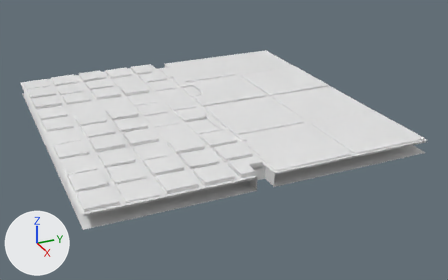
The FBX model Assets/Data/Level/Biomes/AbyssalRuins/Models/K_Floor_Path_2.fbx: old version first, new version second.
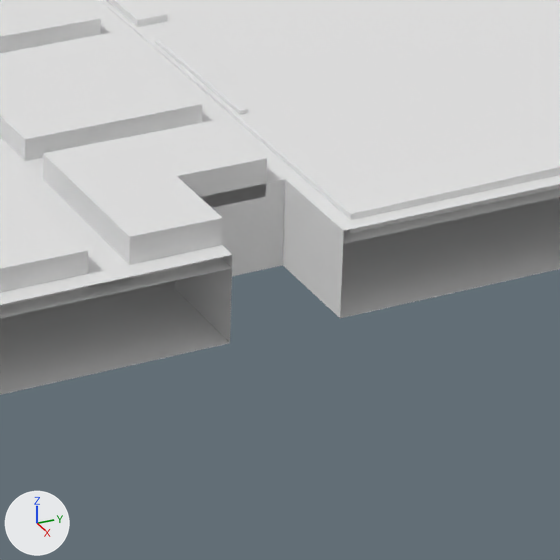
The first picture shows the older version from a camera (50 mm lens) standing at (8.73, -3.52, 3.72) and looking at (0.32, 0.26, -0.48). The close-ups show the older and then the newer version on the part from 49% to 69% of the width and 49% to 80% of the height of that picture. Only the edits that show in the close-ups are written down. Every picture has the same lights, and +X, +Y and +Z are marked at lower left. Where no turn or scale is listed for an object, it has been applied to the vertices.

Script lines for the objects in view, before the commit:
```python
me_k_floor_path_2 = bpy.data.meshes.new('K_Floor_Path_2')
me_k_floor_path_2.from_pydata(...)  # 1265 vertices, 968 faces; spans x -2.5..2.5, y -2.5..2.5, z -0.03..0.06
# faces by material slot: [797, 87, 84]
me_k_floor_path_2.materials.append(mat_joint)  # white #e7e7e7
me_k_floor_path_2.materials.append(mat_floor)  # white #e7e7e7
me_k_floor_path_2.materials.append(mat_path)  # white #e7e7e7
# before: 233 (2.5, 0.0, -0.03) at pixel (343, 243), 506 (2.25, 0.0, -0.03) at pixel (285, 192), 526 (2.25, -0.25, -0.03), 527 (2.5, -0.25, -0.03) at pixel (232, 268), 930 (2.25, -0.04, 0.06) at pixel (266, 158)
# before: 931 (2.25, -0.25, 0.06) at pixel (176, 176), 933 (2.45, -0.04, 0.06), 934 (2.45, -0.25, 0.06) at pixel (222, 217), 938 (2.25, -0.05, -0.03) at pixel (265, 196), 944 (2.45, -0.25, -0.03) at pixel (221, 258)
me_k_floor_path_2_colground0 = bpy.data.meshes.new('K_Floor_Path_2_ColGround0')
me_k_floor_path_2_colground0.from_pydata(...)  # 482 vertices, 442 faces; spans x -2.5..2.5, y -0.14..2.5, z -0.2..0.0
me_k_floor_path_2_colground4 = bpy.data.meshes.new('K_Floor_Path_2_ColGround4')
me_k_floor_path_2_colground4.from_pydata(...)  # 500 vertices, 460 faces; spans x -2.5..2.5, y -2.5..0.26, z -0.2..0.0
# before: 30 (2.25, 0.0, 0.0) at pixel (285, 179), 31 (2.5, 0.0, 0.0) at pixel (343, 230), 59 (2.25, -0.25, 0.0), 60 (2.5, -0.25, 0.0) at pixel (232, 254), 267 (2.25, 0.0, -0.2) at pixel (282, 265)
# before: 268 (2.5, 0.0, -0.2) at pixel (340, 318), 277 (2.25, -0.25, -0.2) at pixel (174, 288), 278 (2.5, -0.25, -0.2) at pixel (230, 343)
ob_k_floor_path_2 = bpy.data.objects.new('K_Floor_Path_2', me_k_floor_path_2)
ob_k_floor_path_2.location = (0.0, 0.0, 0.0)
ob_k_floor_path_2_colground0 = bpy.data.objects.new('K_Floor_Path_2_ColGround0', me_k_floor_path_2_colground0)
ob_k_floor_path_2_colground0.location = (0.0, 0.0, 0.0)
ob_k_floor_path_2_colground4 = bpy.data.objects.new('K_Floor_Path_2_ColGround4', me_k_floor_path_2_colground4)
ob_k_floor_path_2_colground4.location = (0.0, 0.0, 0.0)
```
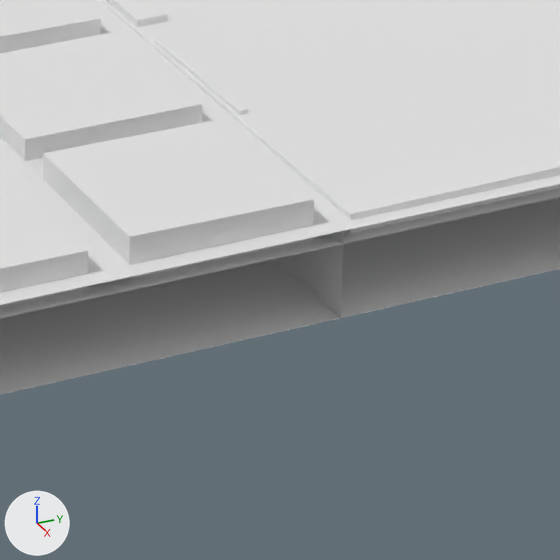
Edits to the scene script, one JSON object a line:
```json
{"block": "me_k_floor_path_2_colground4", "where": "# used by ob_k_floor_path_2_colground4; location = (0.0, 0.0, 0.0)"}
{"block": "me_k_floor_path_2_colground4", "where": "# verts and faces of me_k_floor_path_2_colground4; kept vertices keep their numbers, new ones are numbered from 500"}
{"op": "remove", "block": "me_k_floor_path_2_colground4", "code": "me_k_floor_path_2_colground4.from_pydata(...)  # 500 vertices, 460 faces; spans x -2.5..2.5, y -2.5..0.26, z -0.2..0.0"}
{"op": "add", "block": "me_k_floor_path_2_colground4", "code": "me_k_floor_path_2_colground4.from_pydata(...)  # 500 vertices, 459 faces; spans x -2.5..2.5, y -2.5..0.26, z -0.2..0.0"}
{"block": "me_k_floor_path_2_colground4", "change": "me_k_floor_path_2_colground4 part 1"}
{"op": "add", "block": "me_k_floor_path_2_colground4", "code": "delete_faces([(30, 59, 277, 267), (30, 267, 268, 31), (59, 60, 278, 277)])"}
{"op": "add", "block": "me_k_floor_path_2_colground4", "code": "faces += [(30, 59, 60, 31), (267, 268, 278, 277)]"}
{"block": "me_k_floor_path_2", "where": "# used by ob_k_floor_path_2; location = (0.0, 0.0, 0.0)"}
{"block": "me_k_floor_path_2", "where": "# verts and faces of me_k_floor_path_2; kept vertices keep their numbers, new ones are numbered from 1265"}
{"op": "remove", "block": "me_k_floor_path_2", "code": "me_k_floor_path_2.from_pydata(...)  # 1265 vertices, 968 faces; spans x -2.5..2.5, y -2.5..2.5, z -0.03..0.06"}
{"op": "add", "block": "me_k_floor_path_2", "code": "me_k_floor_path_2.from_pydata(...)  # 1266 vertices, 972 faces; spans x -2.5..2.5, y -2.5..2.5, z -0.03..0.06"}
{"block": "me_k_floor_path_2", "change": "me_k_floor_path_2 part 2"}
{"op": "add", "block": "me_k_floor_path_2", "code": "delete_faces([(526, 938, 930, 931), (526, 931, 934, 944)])"}
{"op": "add", "block": "me_k_floor_path_2", "code": "verts[1266] = (2.45, -0.05, -0.03)  # pixel (312, 238)"}
{"op": "add", "block": "me_k_floor_path_2", "code": "faces += [(233, 506, 526, 527), (930, 933, 1266, 938), (933, 934, 944, 1266)]  # mat_joint (white #e7e7e7)"}
{"op": "add", "block": "me_k_floor_path_2", "code": "faces += [(930, 931, 934, 933)]  # mat_path (white #e7e7e7)"}
{"block": "me_k_floor_path_2", "change": "other edits to the shape of me_k_floor_path_2 do not show in these pictures"}
```

Pixel boxes (x1, y1, x2, y2) of what changed, in the close-ups (560 x 560 px; the box of a moved part takes in the faces that stretch with it):
```json
{"part": 1, "of": "me_k_floor_path_2_colground4", "change": "moved or reshaped", "before": [175, 179, 344, 342], "after": [176, 205, 343, 343]}
{"part": 2, "of": "me_k_floor_path_2", "change": "built on", "before": [177, 158, 267, 208], "after": [177, 158, 342, 268]}
```
